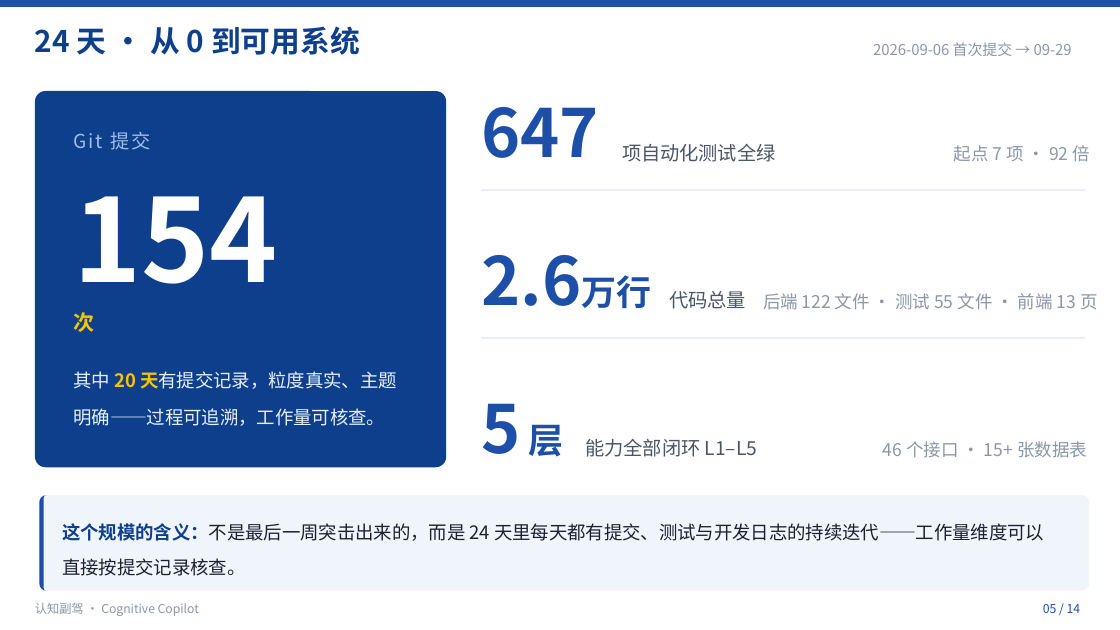
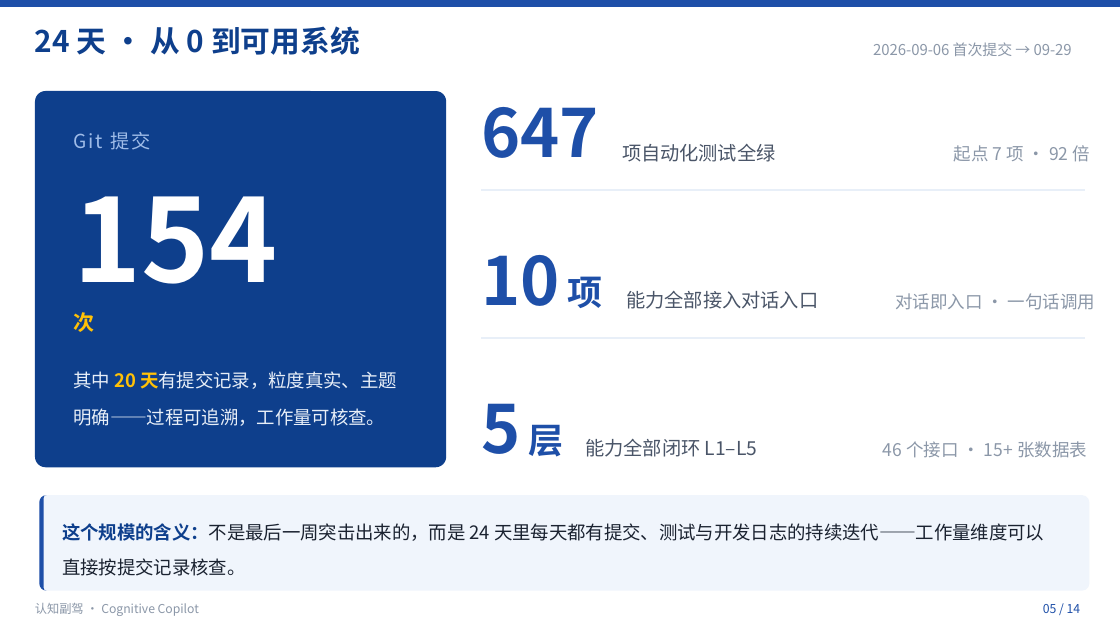
Before and after one commit to Curtainorange/knowledge-agent, a slide deck: slide 5 of output/认知副驾项目汇报/认知副驾项目汇报.pptx. Drawn at 1120x630 pixels with LibreOffice and Linux fonts; fonts in the diff are those of the drawing. Boxes give left, top, right and bottom in pixels: in the first picture for what was removed or moved away, otherwise in the second. Text is boxed around its words. In the diff, an @@ line names an element or a change of style, - is before the commit and + after.

Commit message:
docs: 修订答辩PPT——去掉模型双供应商与代码行数，补充RAG向量库技术(BGE+pgvector)，预留演示截图位

```diff
--- a/output/认知副驾项目汇报/认知副驾项目汇报.pptx
+++ b/output/认知副驾项目汇报/认知副驾项目汇报.pptx
@@ text at (x1=481, y1=255, x2=603, y2=308): text changed @@
-2.6万行
+10 项
@@ text at (x1=626, y1=291, x2=818, y2=309): text changed @@
-代码总量
+能力全部接入对话入口
@@ text at (x1=895, y1=293, x2=1095, y2=310): text changed @@
-后端 122 文件 · 测试 55 文件 · 前端 13 页
+对话即入口 · 一句话调用
```
Also in this commit, not shown: 4 other slides changed, 7 other files.
